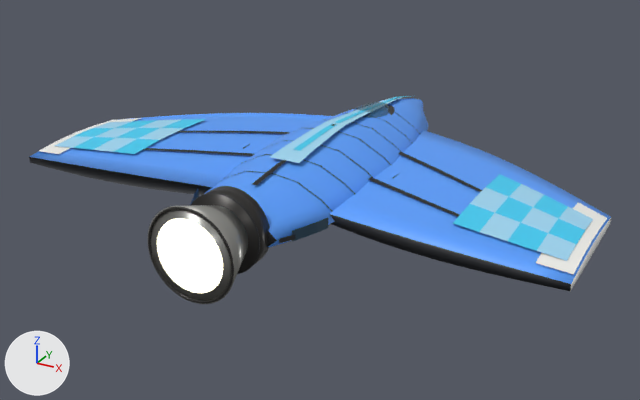
The glTF model ThoriumGap_JS/models/Ship_ManraRay_190663.glb: old version first, new version second.
Before and after are seen from a camera (50 mm lens) standing at (5.5, -10.68, 4.53) and looking at (-0.01, -0.67, -0.48). The lights are fixed; the arrows at lower left show +X, +Y and +Z. The picture after the commit comes second. Where no turn or scale is listed for an object, it has been applied to the vertices.

The older version as bpy lines, for what is in view:
```python
ob_fuselage_centralrayhull_facetedaerobody = bpy.data.objects.new('Fuselage_CentralRayHull_FacetedAeroBody', me_fuselage_centralrayhull_facetedaerobody_mesh)
ob_fuselage_centralrayhull_facetedaerobody.location = (0.0, 0.0, 0.0)
ob_paintouterchecker_right_01_01_top = bpy.data.objects.new('PaintOuterChecker_Right_01_01_Top', me_paintouterchecker_right_01_01_top_mesh)
ob_paintouterchecker_right_01_01_top.location = (0.0, 0.0, 0.0)
ob_paintouterchecker_right_02_02_top = bpy.data.objects.new('PaintOuterChecker_Right_02_02_Top', me_paintouterchecker_right_02_02_top_mesh)
ob_paintouterchecker_right_02_02_top.location = (0.0, 0.0, 0.0)
ob_paintouterchecker_right_03_01_top = bpy.data.objects.new('PaintOuterChecker_Right_03_01_Top', me_paintouterchecker_right_03_01_top_mesh)
ob_paintouterchecker_right_03_01_top.location = (0.0, 0.0, 0.0)
ob_paintouterchecker_right_03_03_top = bpy.data.objects.new('PaintOuterChecker_Right_03_03_Top', me_paintouterchecker_right_03_03_top_mesh)
ob_paintouterchecker_right_03_03_top.location = (0.0, 0.0, 0.0)
ob_paintouterchecker_right_04_01_top = bpy.data.objects.new('PaintOuterChecker_Right_04_01_Top', me_paintouterchecker_right_04_01_top_mesh)
ob_paintouterchecker_right_04_01_top.location = (0.0, 0.0, 0.0)
ob_paintouterchecker_right_04_02_top = bpy.data.objects.new('PaintOuterChecker_Right_04_02_Top', me_paintouterchecker_right_04_02_top_mesh)
ob_paintouterchecker_right_04_02_top.location = (0.0, 0.0, 0.0)
ob_wing_left_mantaaerofoil = bpy.data.objects.new('Wing_Left_MantaAerofoil', me_wing_left_mantaaerofoil_mesh)
ob_wing_left_mantaaerofoil.location = (0.0, 0.0, 0.0)
ob_wing_right_mantaaerofoil = bpy.data.objects.new('Wing_Right_MantaAerofoil', me_wing_right_mantaaerofoil_mesh)
ob_wing_right_mantaaerofoil.location = (0.0, 0.0, 0.0)
# also in view: 'PaintOuterChecker_Right_03_02_Top' at (3.21, -1.16, 0.13); 'PaintDorsalSweep_PrimaryMantaArrow' at (0.0, 0.16, 0.42); 'EngineBell_CentralDarkLip' at (0.0, -3.67, 0.0); 'PaintOuterChecker_Right_02_01_Top' at (2.87, -1.57, 0.14); 'WingTipTrim_Right_HardCutOuterPlate_Top' at (3.64, -1.19, 0.07)
```
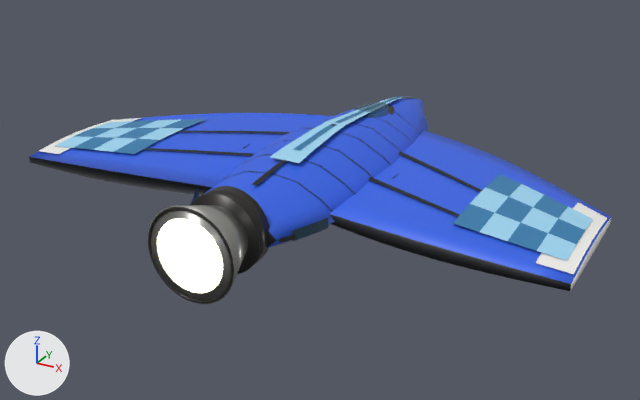
Changed parts and their boxes [x1, y1, x2, y2] in the pictures (640 x 400 px):
```json
{"object": "Wing_Right_MantaAerofoil", "change": "recoloured", "before": [330, 130, 611, 287], "after": [330, 130, 611, 287]}
{"object": "Fuselage_CentralRayHull_FacetedAeroBody", "change": "recoloured", "before": [204, 98, 428, 248], "after": [204, 98, 428, 248]}
{"object": "Wing_Left_MantaAerofoil", "change": "recoloured", "before": [29, 113, 332, 194], "after": [29, 113, 332, 194]}
{"object": "PaintOuterChecker_Right_01_01_Top", "change": "recoloured", "before": [453, 204, 494, 232], "after": [453, 204, 494, 232], "on screen": "cyan to blue"}
{"object": "PaintOuterChecker_Right_03_01_Top", "change": "recoloured", "before": [508, 223, 548, 251], "after": [508, 223, 548, 251], "on screen": "cyan to blue"}
{"object": "PaintOuterChecker_Right_02_02_Top", "change": "recoloured", "before": [495, 197, 533, 223], "after": [495, 197, 533, 223], "on screen": "cyan to blue"}
{"object": "PaintOuterChecker_Right_04_02_Top", "change": "recoloured", "before": [549, 219, 585, 244], "after": [549, 219, 585, 244], "on screen": "cyan to blue"}
{"object": "PaintOuterChecker_Right_01_03_Top", "change": "recoloured", "before": [486, 174, 521, 197], "after": [486, 174, 521, 197], "on screen": "cyan to blue"}
{"object": "PaintOuterChecker_Right_03_03_Top", "change": "recoloured", "before": [534, 195, 568, 218], "after": [534, 195, 568, 218], "on screen": "cyan to blue"}
{"object": "PaintOuterChecker_Left_01_01_Top", "change": "recoloured", "before": [114, 139, 159, 154], "after": [114, 139, 159, 154], "on screen": "cyan to blue"}
{"object": "PaintDorsalSweep_SecondaryNeedleLine", "change": "recoloured", "before": [294, 96, 406, 150], "after": [294, 96, 406, 150]}
{"object": "PaintOuterChecker_Left_03_01_Top", "change": "recoloured", "before": [74, 137, 114, 150], "after": [74, 137, 114, 150], "on screen": "cyan to blue"}
{"object": "PaintOuterChecker_Left_02_02_Top", "change": "recoloured", "before": [116, 128, 159, 139], "after": [116, 128, 159, 139], "on screen": "cyan to blue"}
{"object": "PaintOuterChecker_Left_01_03_Top", "change": "recoloured", "before": [162, 119, 206, 128], "after": [162, 119, 206, 128], "on screen": "cyan to blue"}
{"object": "PaintOuterChecker_Left_04_02_Top", "change": "recoloured", "before": [75, 128, 113, 137], "after": [75, 128, 113, 137], "on screen": "cyan to blue"}
{"object": "PaintOuterChecker_Left_03_03_Top", "change": "recoloured", "before": [116, 120, 157, 128], "after": [116, 120, 157, 128], "on screen": "cyan to blue"}
```

The change, as JSON lines over the scene's bpy script:
```json
{"op": "set", "path": "mat_ship_mantarayfamily_shieldray_clipped_ray_checkered_outer_wings_seed190663_hull_main_fullbluewithlightbluedetails.base_color", "old": "(0.102, 0.352, 1.0)", "new": "(0.0342, 0.129, 0.812)", "note": "blue #5aa0ff -> blue #3465e9"}
{"op": "set", "path": "mat_ship_mantarayfamily_shieldray_clipped_ray_checkered_outer_wings_seed190663_paint_secondary_fullbluewithlightbluedetails.base_color", "old": "(0.05, 0.62, 0.92)", "new": "(0.0354, 0.211, 0.438)", "note": "cyan #3fcef6 -> blue #357fb1"}
```
